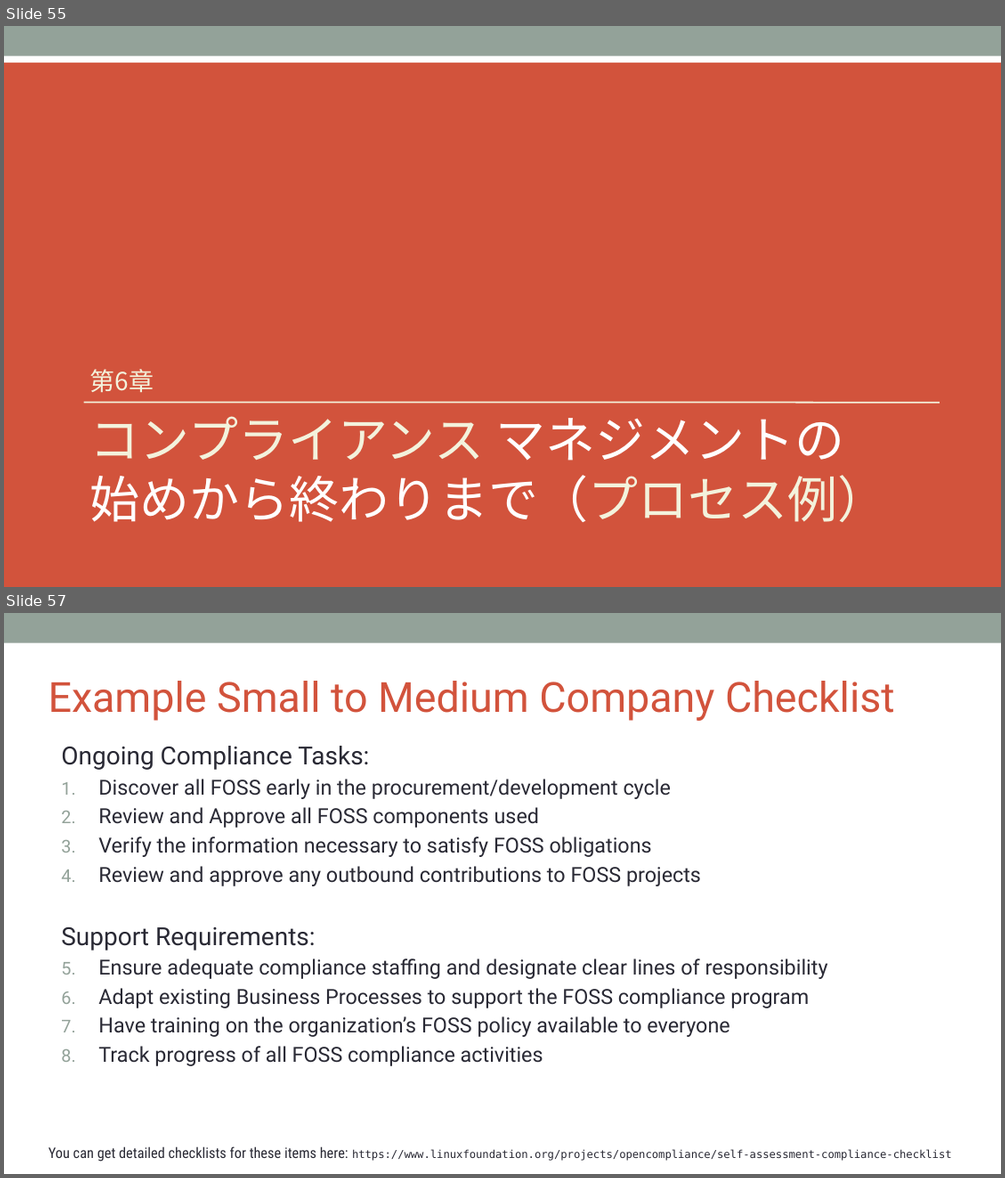
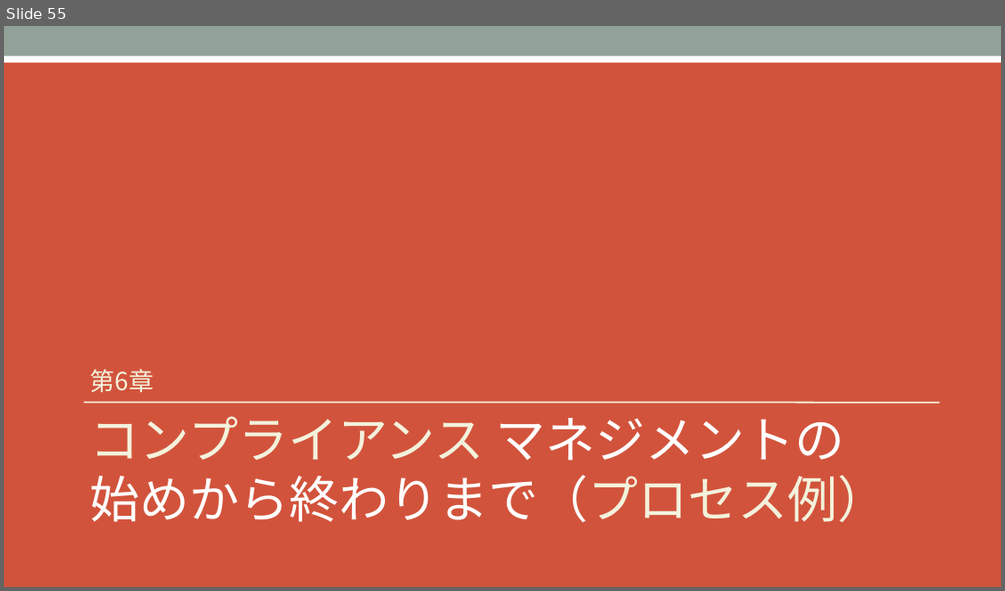
Before and after one commit to OpenChain-Project/Curriculum-Translation-JP, a slide deck: REVIEW/Version_for_v1.1/openchain-curriculum-for-1-1_JP_review_tani.pptx. Shown one above the other, each under a label of ours: slides 55 and 57 before the commit, slide 55 after it; the slides between them are not shown. The pictures are 1005x1178 and 1005x591 pixels, drawn with LibreOffice and Linux fonts; fonts in the diff are those of the drawing; background and template pictures are left out. Boxes give left, top, right and bottom in pixels: in the first picture for what was removed or moved away, otherwise in the second. Text is boxed around its words. In the diff, an @@ line names an element or a change of style, - is before the commit and + after.

```diff
--- a/REVIEW/Version_for_v1.1/openchain-curriculum-for-1-1_JP_review_tani.pptx
+++ b/REVIEW/Version_for_v1.1/openchain-curriculum-for-1-1_JP_review_tani.pptx
@@ slide 57 removed at box(4, 613, 1001, 1174), background #FFFFFF; not listed: 1 template element that a slide beside it also shows @@
@@ title removed at box(48, 681, 895, 721) @@
-Example Small to Medium Company Checklist
@@ text removed at box(61, 746, 828, 1066) @@
-Ongoing Compliance Tasks:
-1. Discover all FOSS early in the procurement/development cycle
-2. Review and Approve all FOSS components used
-3. Verify the information necessary to satisfy FOSS obligations
-4. Review and approve any outbound contributions to FOSS projects
-Support Requirements:
-1. Ensure adequate compliance staffing and designate clear lines of responsibility
-2. Adapt existing Business Processes to support the FOSS compliance program
-3. Have training on the organization’s FOSS policy available to everyone
-4. Track progress of all FOSS compliance activities
@@ text removed at box(48, 1146, 952, 1161) @@
-You can get detailed checklists for these items here: https://www.linuxfoundation.org/projects/opencompliance/self-assessment-compliance-checklist
```
Also in this commit, not shown: 9 slides changed, 1 slide added.
